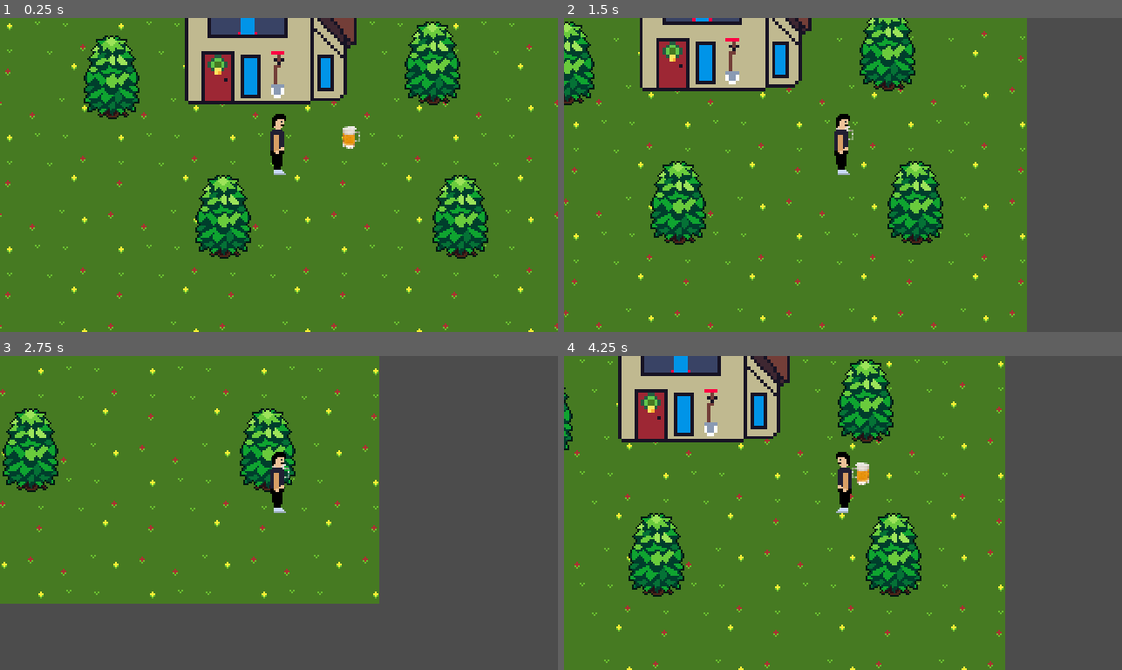
Above: before the commit, frames 1-4 (two rows, left to right).
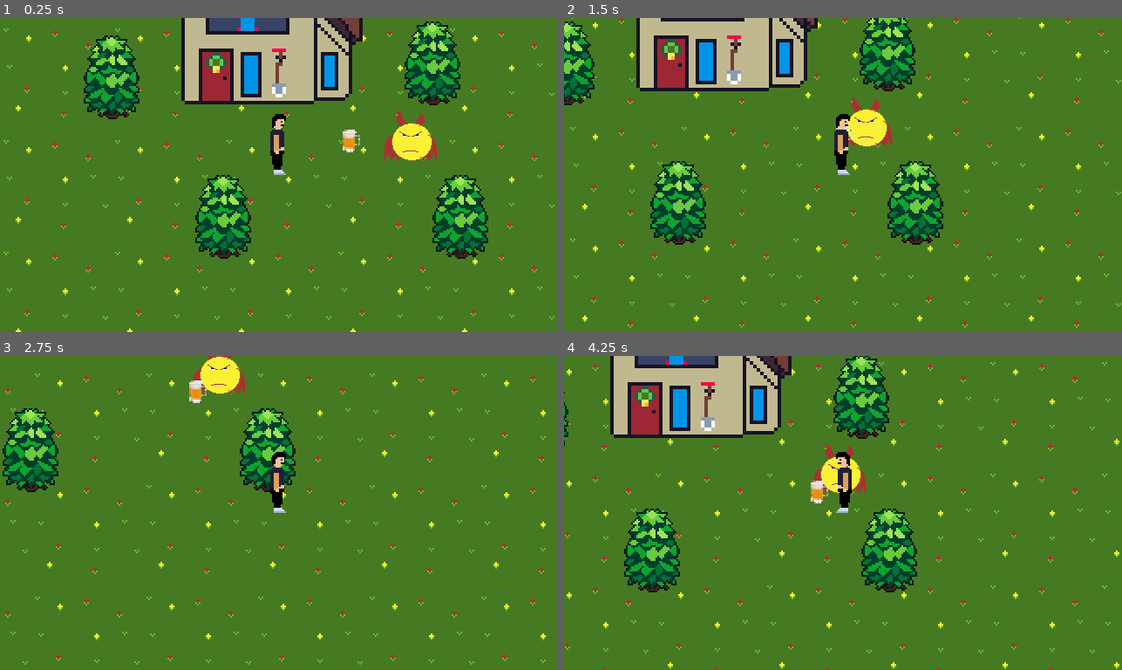
Above: after the commit, the same moments.

Repository: VictorINT/in-land
Game: Godot game, scene res://world.tscn
Same seed, same stepped clock (60 frames per second), same inputs: the game is played once before the commit and once after it.
Inputs:
- Up to frame 1 (0.25 s): no input
- Up to frame 2 (1.5 s): tap Enter at 0.5 s; hold Right (ui_right) 0.53-1.28 s; tap Q (drop, bound only after the commit) at 0.6 s; hold Down (ui_down) from 1.28 s (still down); tap E (pick) at 1.35 s
- Up to frame 3 (2.75 s): tap Q (drop, bound only after the commit) at 1.55, 2.1 s; release Down (ui_down) at 2.03 s; hold Right (ui_right) from 2.03 s (still down)
- Up to frame 4 (4.25 s): release Right (ui_right) at 2.78 s; hold Up (ui_up) 2.78-3.53 s; tap Q (drop, bound only after the commit) at 2.85, 3.8 s; hold Left (ui_left) from 3.53 s (still down); tap E (pick) at 3.6 s

The runs differ from the first frame. In frame 1, 6.7% of the frame differs, in the area x 0-100%, y 0-100%; in frame 2, 23%; in frame 3, 49%; in frame 4, 34%.

Commit message:
small updates

Diff:
--- /dev/null
+++ b/Menu.tscn
@@ -0,0 +1,10 @@
+[gd_scene format=2]
+
+[node name="Menu" type="Control"]
+anchor_right = 0.2
+anchor_bottom = 0.178
+margin_right = -64.0
+margin_bottom = -32.04
+__meta__ = {
+"_edit_use_anchors_": false
+}
--- a/bere.tscn
+++ b/bere.tscn
@@ -11,9 +11,9 @@
 collision_mask = 0
 
 [node name="Sprite" type="Sprite" parent="."]
-position = Vector2( 5.8906, -30.3093 )
+position = Vector2( 5.87435, -28.174 )
 texture = ExtResource( 1 )
 
 [node name="CollisionShape2D" type="CollisionShape2D" parent="."]
-position = Vector2( 0.316185, -21.8668 )
+position = Vector2( -0.0150414, -19.9027 )
 shape = SubResource( 1 )
--- a/casa.tscn
+++ b/casa.tscn
@@ -1,10 +1,13 @@
-[gd_scene load_steps=3 format=2]
+[gd_scene load_steps=4 format=2]
 
 [ext_resource path="res://resources/house.png" type="Texture" id=1]
 
 [sub_resource type="CapsuleShape2D" id=1]
 radius = 4.10725
 height = 39.6852
+
+[sub_resource type="SegmentShape2D" id=2]
+b = Vector2( 0.0550949, 16.5883 )
 
 [node name="casa" type="StaticBody2D"]
 
@@ -16,3 +19,10 @@
 position = Vector2( 4.83734, -8.79963 )
 rotation = -1.5708
 shape = SubResource( 1 )
+
+[node name="Area2D" type="Area2D" parent="."]
+
+[node name="CollisionShape2D" type="CollisionShape2D" parent="Area2D"]
+position = Vector2( -18.2634, 0.8909 )
+rotation = -1.5708
+shape = SubResource( 2 )
--- /dev/null
+++ b/inamic.gd
@@ -0,0 +1,19 @@
+extends KinematicBody2D
+
+
+# Declare member variables here. Examples:
+# var a = 2
+# var b = "text"
+
+
+# Called when the node enters the scene tree for the first time.
+func _ready():
+	pass # Replace with function body.
+
+
+#for later
+func attackPlayer():
+	pass #
+
+func getAttacked():
+	pass #
--- /dev/null
+++ b/inamic_emojiRetardat.tscn
@@ -0,0 +1,18 @@
+[gd_scene load_steps=3 format=2]
+
+[ext_resource path="res://resources/inamic1.png" type="Texture" id=1]
+
+[sub_resource type="CapsuleShape2D" id=1]
+radius = 6.25011
+height = 29.3678
+
+[node name="inamic_emojiRetardat" type="KinematicBody2D"]
+
+[node name="Sprite" type="Sprite" parent="."]
+position = Vector2( -0.91095, -32.5372 )
+texture = ExtResource( 1 )
+
+[node name="CollisionShape2D" type="CollisionShape2D" parent="."]
+position = Vector2( 0.208138, -13.2442 )
+rotation = -1.5708
+shape = SubResource( 1 )
--- a/player.tscn
+++ b/player.tscn
@@ -30,7 +30,7 @@
 shape = SubResource( 2 )
 
 [node name="Position2D" type="Position2D" parent="."]
-position = Vector2( -0.430122, -0.909172 )
+position = Vector2( -0.206642, -2.70379 )
 
 [node name="RemoteTransform2D" type="RemoteTransform2D" parent="Position2D"]
 [connection signal="body_entered" from="Area2D" to="." method="_on_Area2D_body_entered"]
--- a/project.godot
+++ b/project.godot
@@ -22,7 +22,6 @@
 
 window/size/width=320
 window/size/height=180
-window/size/resizable=false
 window/size/test_width=1280
 window/size/test_height=720
 window/stretch/mode="2d"
@@ -85,6 +84,11 @@
 "events": [ Object(InputEventKey,"resource_local_to_scene":false,"resource_name":"","device":0,"alt":false,"shift":false,"control":false,"meta":false,"command":false,"pressed":false,"scancode":69,"unicode":0,"echo":false,"script":null)
  ]
 }
+drop={
+"deadzone": 0.5,
+"events": [ Object(InputEventKey,"resource_local_to_scene":false,"resource_name":"","device":0,"alt":false,"shift":false,"control":false,"meta":false,"command":false,"pressed":false,"scancode":81,"unicode":0,"echo":false,"script":null)
+ ]
+}
 
 [rendering]
 
--- a/resources/player.gd
+++ b/resources/player.gd
@@ -30,6 +30,9 @@
 		selectedItem = item
 		$Position2D/RemoteTransform2D.remote_path = selectedItem.get_path()
 
+	if Input.is_action_just_pressed("drop") and selectedItem != null:
+		$Position2D/RemoteTransform2D.remote_path = ""
+		selectedItem = null
 
 
 func _on_Area2D_body_entered(body):
--- a/world.tscn
+++ b/world.tscn
@@ -1,10 +1,12 @@
-[gd_scene load_steps=6 format=2]
+[gd_scene load_steps=8 format=2]
 
 [ext_resource path="res://player.tscn" type="PackedScene" id=1]
 [ext_resource path="res://resources/grass.png" type="Texture" id=2]
 [ext_resource path="res://tree.tscn" type="PackedScene" id=3]
 [ext_resource path="res://casa.tscn" type="PackedScene" id=4]
 [ext_resource path="res://bere.tscn" type="PackedScene" id=5]
+[ext_resource path="res://inamic_emojiRetardat.tscn" type="PackedScene" id=6]
+[ext_resource path="res://inamic.gd" type="Script" id=7]
 
 [node name="world" type="Node"]
 
@@ -14,7 +16,7 @@
 position = Vector2( 120, 88 )
 texture = ExtResource( 2 )
 region_enabled = true
-region_rect = Rect2( 0, 0, 336, 224 )
+region_rect = Rect2( 0, 0, 656, 432 )
 
 [node name="elemente" type="Node" parent="."]
 
@@ -53,4 +55,12 @@
 
 [node name="casa" parent="elemente/YSort/houses" instance=ExtResource( 4 )]
 position = Vector2( 104, 48 )
-scale = Vector2( 1.9, 1.9 )
+scale = Vector2( 2, 2 )
+
+[node name="inamici" type="YSort" parent="elemente/YSort"]
+position = Vector2( 96, 52.0511 )
+scale = Vector2( 0.5, 0.5 )
+
+[node name="inamic_emojiRetardat" parent="elemente/YSort/inamici" instance=ExtResource( 6 )]
+position = Vector2( 200, 56 )
+script = ExtResource( 7 )
Binary file added: resources/inamic1.png
Not shown, added: resources/inamic1.png.import
